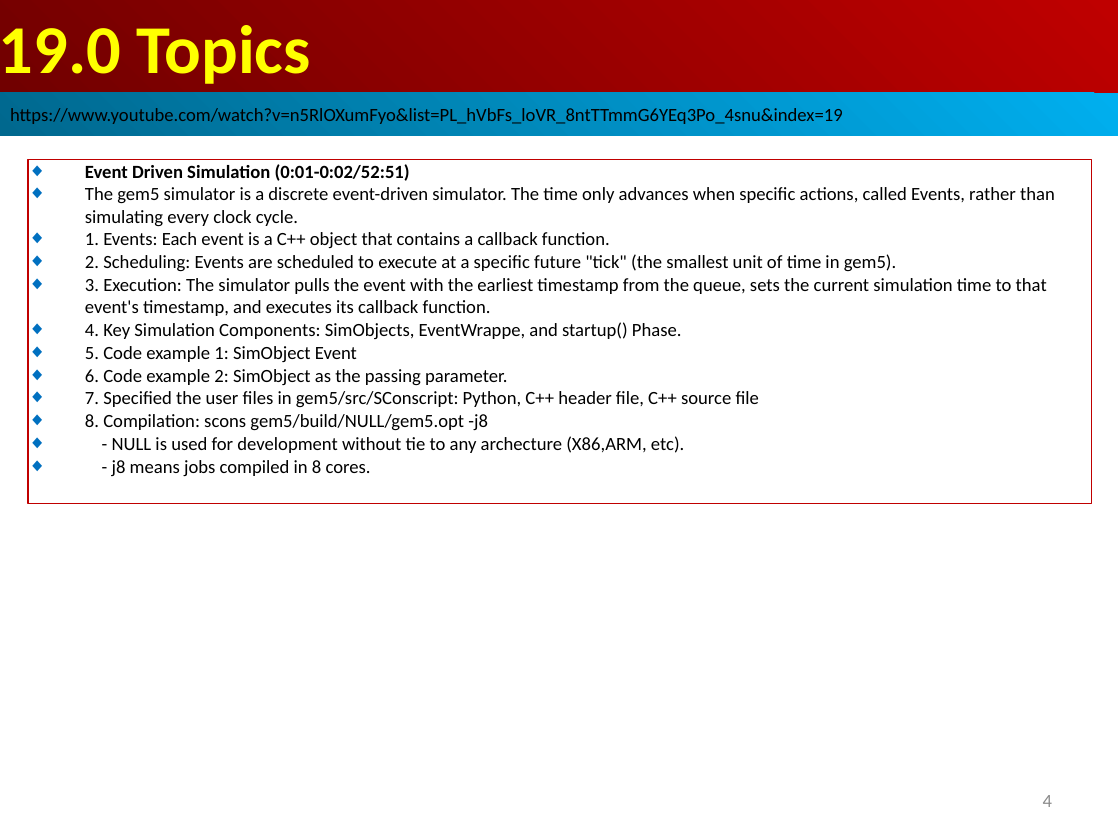
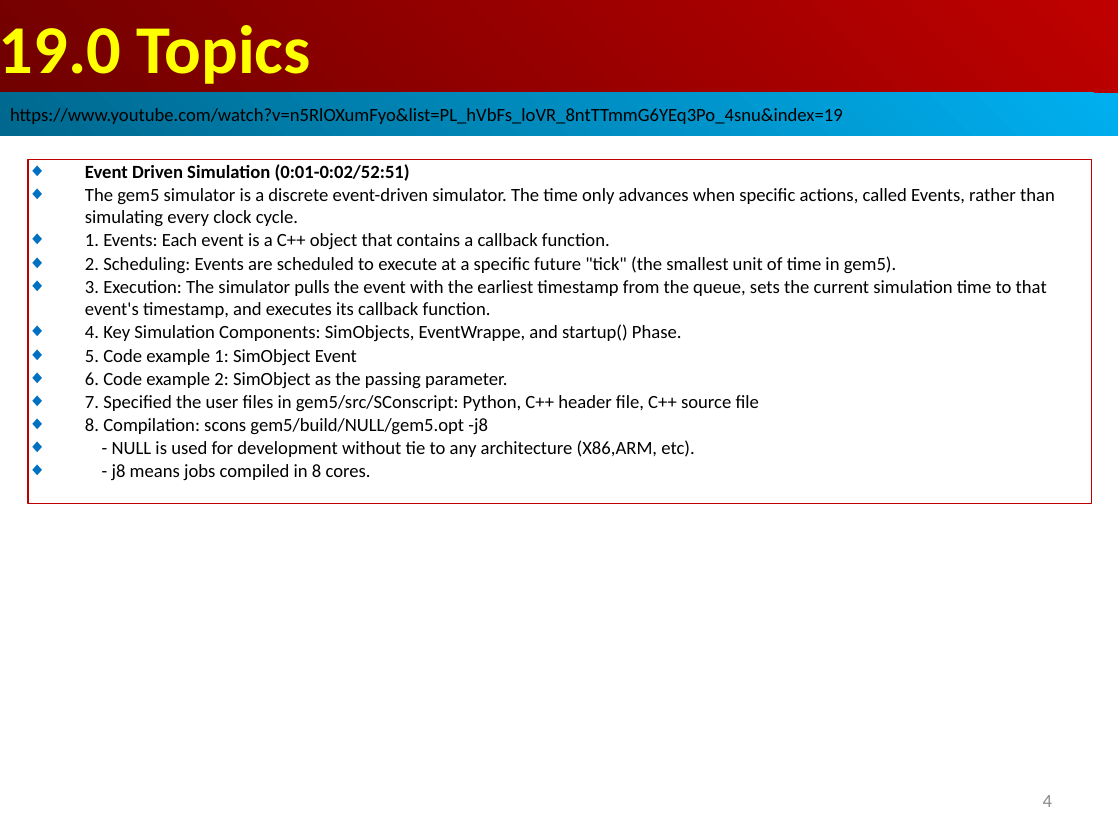
Before and after one commit to peterhchen/AIU_CS850_Gem5_McPAT, a slide deck: slide 4 of 050_Gem5/019.EventDrSim/000_Video/019.EventDrSim.ppt. Drawn at 1120x840 pixels with LibreOffice and Linux fonts; fonts in the diff are those of the drawing. Boxes give left, top, right and bottom in pixels: in the first picture for what was removed or moved away, otherwise in the second. Text is boxed around its words. In the diff, an @@ line names an element or a change of style, - is before the commit and + after.

```diff
--- a/050_Gem5/019.EventDrSim/000_Video/019.EventDrSim.ppt
+++ b/050_Gem5/019.EventDrSim/000_Video/019.EventDrSim.ppt
@@ text in rectangle at (112,440,694,457): text changed @@
-◆ - NULL is used for development without tie to any archecture (X86,ARM, etc).
+◆ - NULL is used for development without tie to any architecture (X86,ARM, etc).
```
Also in this commit, not shown: 9 other slides changed.
